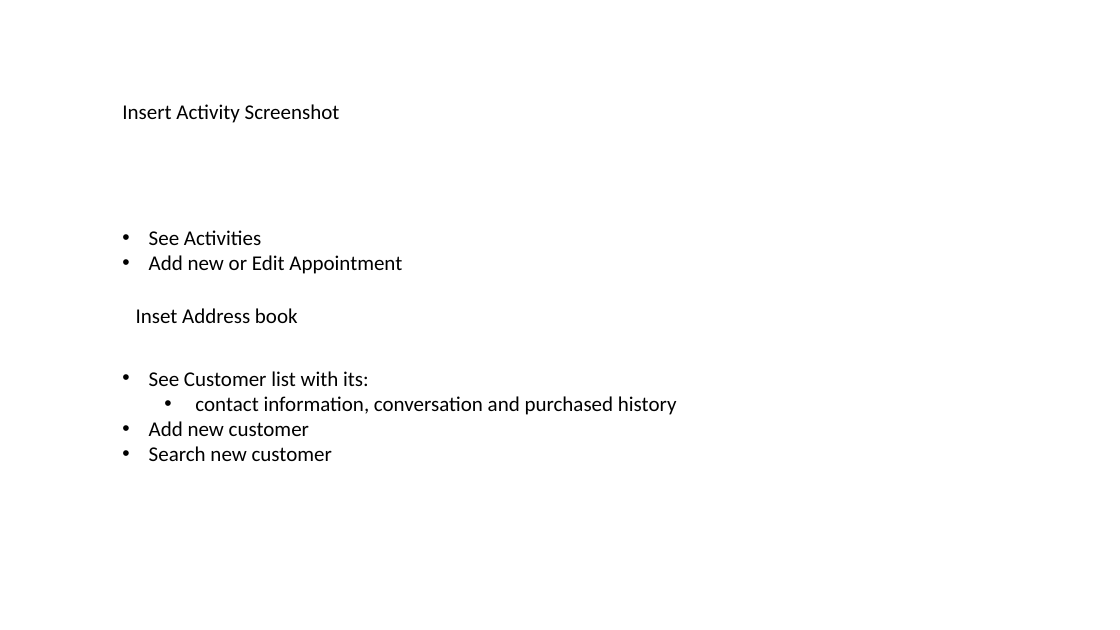
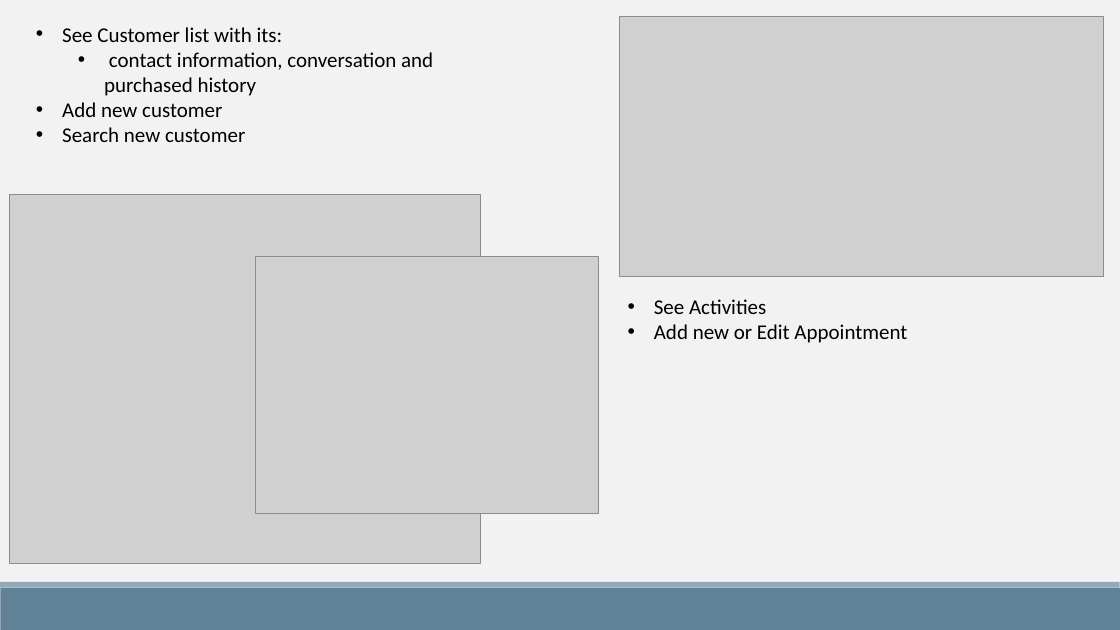
Before and after one commit to winotoj/ipd10-dotnet-CRM-Project, a slide deck: slide 3 of CRM PROJECT.pptx. Drawn at 1120x630 pixels with LibreOffice and Linux fonts; fonts in the diff are those of the drawing; grey boxes stand for pictures. Boxes give left, top, right and bottom in pixels: in the first picture for what was removed or moved away, otherwise in the second. Text is boxed around its words. In the diff, an @@ line names an element or a change of style, - is before the commit and + after.

```diff
--- a/CRM PROJECT.pptx
+++ b/CRM PROJECT.pptx
@@ background #FFFFFF to #F2F2F2 @@
@@ text "See Customer list with its:" rewrapped from bbox=[149, 371, 677, 461] to bbox=[62, 27, 433, 142] @@
@@ picture added at bbox=[619, 17, 1103, 276] @@
@@ text removed at bbox=[122, 104, 340, 123] @@
-Insert Activity Screenshot
@@ picture added at bbox=[9, 194, 481, 564] @@
@@ picture added at bbox=[255, 257, 598, 514] @@
@@ text "See Activities": place and size @@
-text "See Activities" at bbox=[149, 230, 402, 274]
+text "See Activities" at bbox=[654, 299, 907, 343]
@@ text removed at bbox=[136, 308, 298, 323] @@
-Inset Address book
@@ rectangle added at bbox=[0, 588, 1120, 630], fill #618197 @@
@@ rectangle added at bbox=[0, 582, 1120, 588], fill #92A9B9 @@
```
Also in this commit, not shown: 5 other slides changed, 1 slide added, 1 slide removed, 1 other file.
